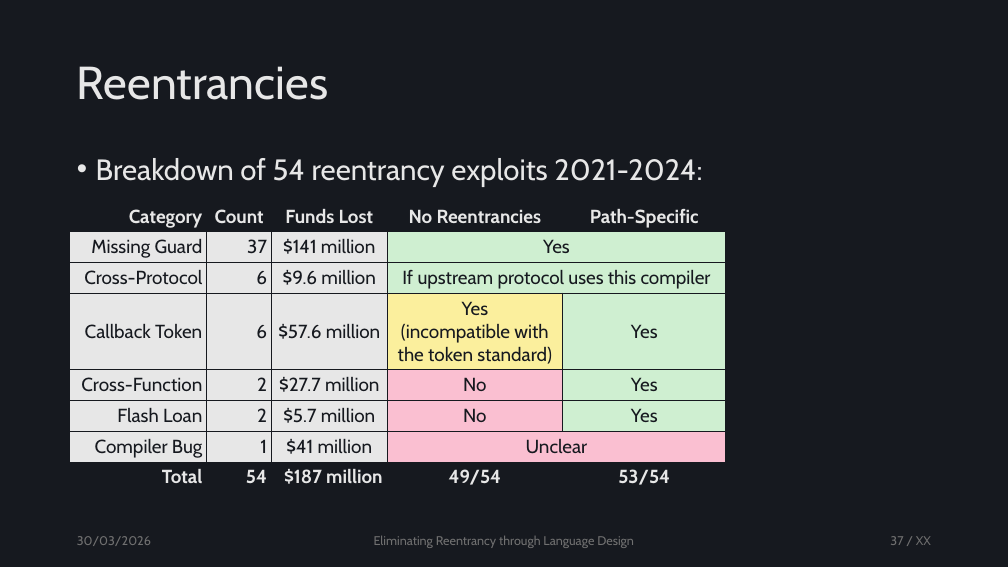
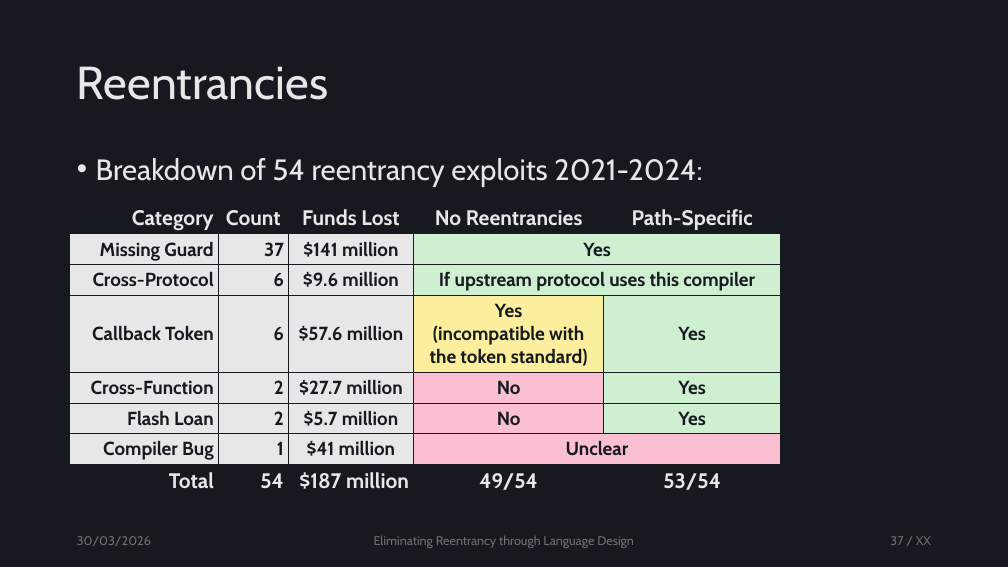
Before and after one commit to tzann/thesis, a slide deck: slide 37 of doc/presentation/Thesis.pptx. Drawn at 1008x567 pixels with LibreOffice and Linux fonts; fonts in the diff are those of the drawing. Boxes give left, top, right and bottom in pixels: in the first picture for what was removed or moved away, otherwise in the second. Text is boxed around its words. In the diff, an @@ line names an element or a change of style, - is before the commit and + after.

```diff
--- a/doc/presentation/Thesis.pptx
+++ b/doc/presentation/Thesis.pptx
@@ table at [70,201,782,495] @@
@@ size 18 to 20 pt in "Category", "Count", "Funds Lost", "No Reentrancies" and 6 more places @@
@@ bold on in "Missing Guard", "37", "$141 million", "Yes" and 24 more places @@
@@ table: place and size @@
-table at [70,201,727,492]
+table at [70,201,782,495]
```
Also in this commit, not shown: 3 other slides changed, 2 slides added, 1 slide removed, 6 other files.
